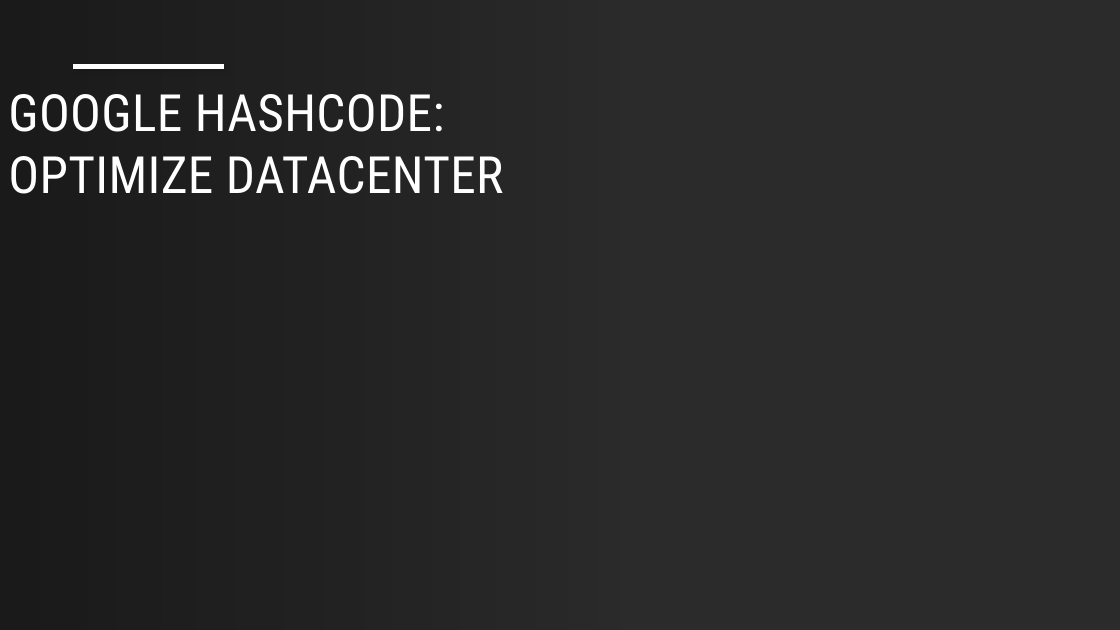
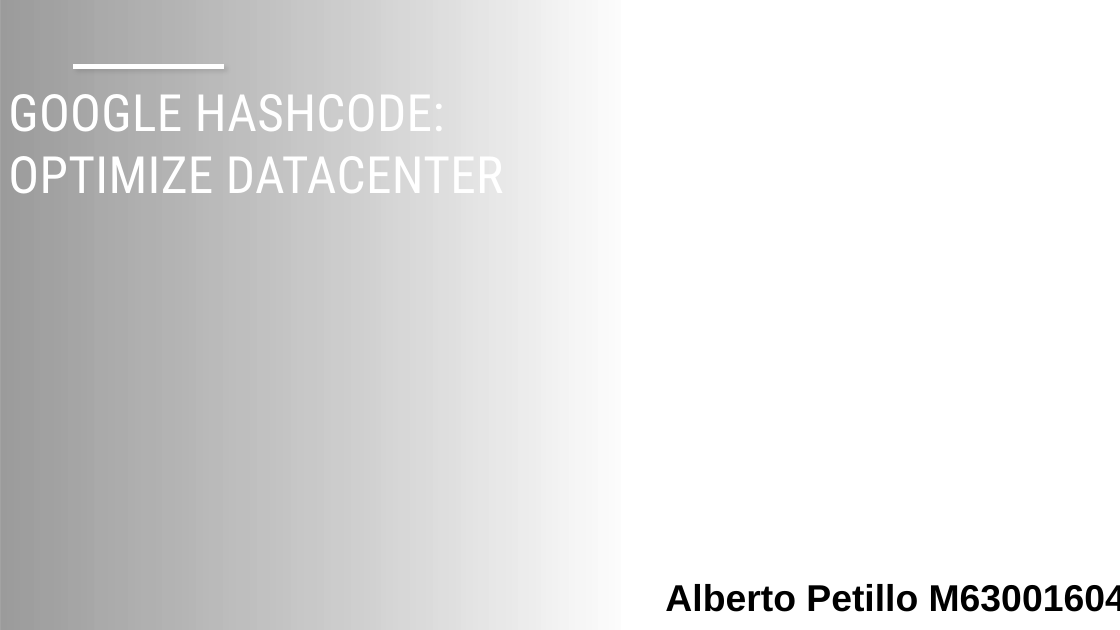
Before and after one commit to exo404/OptimizeDatacenter_Hashcode2015, a slide deck: slide 1 of Optimize Datacenter.pptx. Drawn at 1120x630 pixels with LibreOffice and Linux fonts; fonts in the diff are those of the drawing; background and template pictures are left out; a plain dark background stands for a picture behind light text. Boxes give left, top, right and bottom in pixels: in the first picture for what was removed or moved away, otherwise in the second. Text is boxed around its words. In the diff, an @@ line names an element or a change of style, - is before the commit and + after.

```diff
--- a/Optimize Datacenter.pptx
+++ b/Optimize Datacenter.pptx
@@ rectangle removed at (0, 0, 1120, 630) @@
@@ text added at (665, 584, 1120, 612), 32 pt, text #000000, bold @@
+Alberto Petillo M63001604
```
Also in this commit, not shown: 24 other slides changed.
